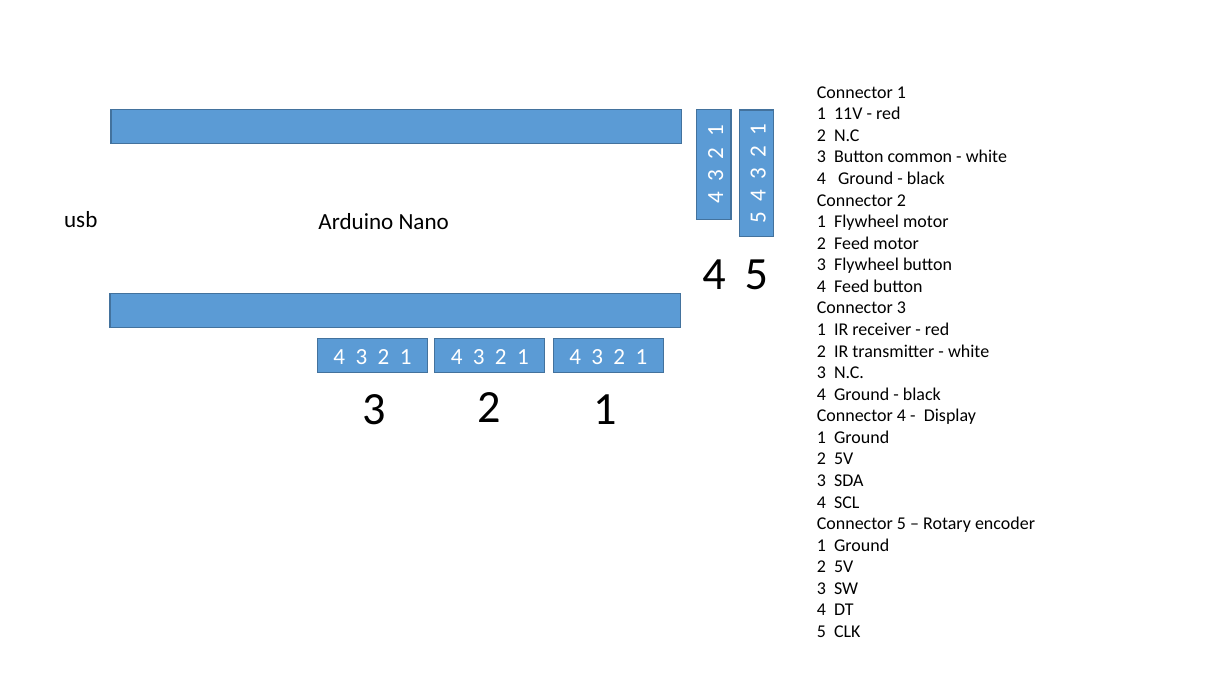
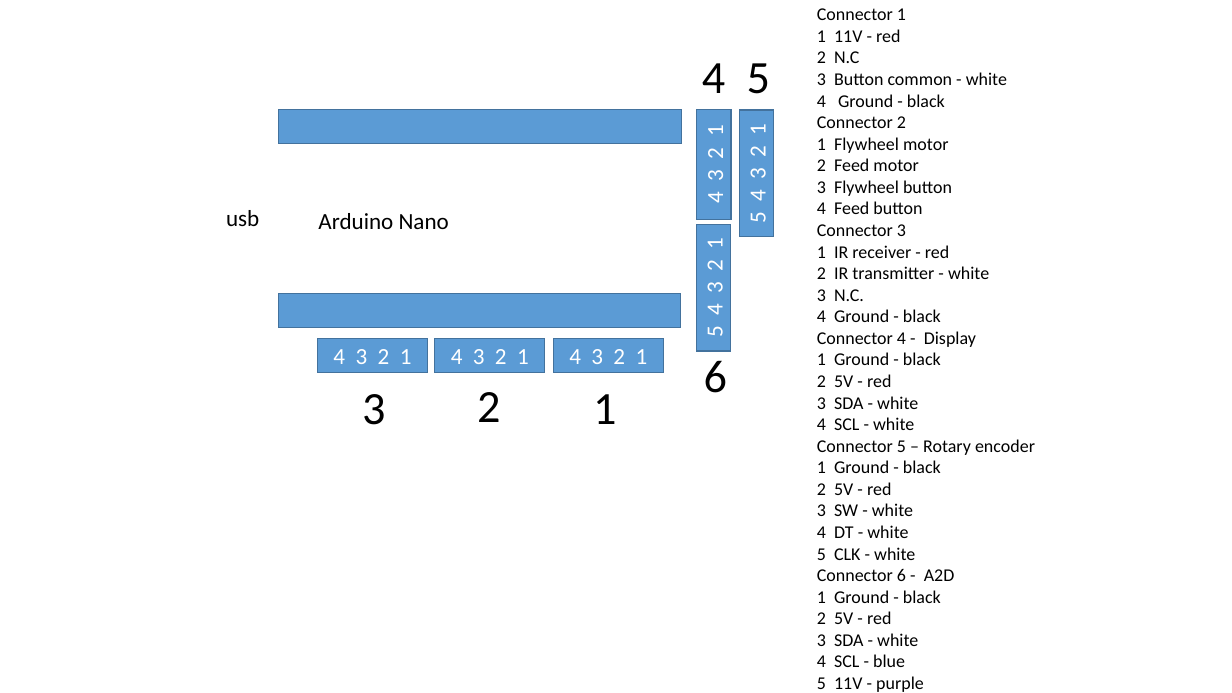
Before and after one commit to cdadgar/nerf_gun_oled, a slide deck: slide 1 of nerf_gun.pptx. Drawn at 1232x693 pixels with LibreOffice and Linux fonts; fonts in the diff are those of the drawing. Boxes give left, top, right and bottom in pixels: in the first picture for what was removed or moved away, otherwise in the second. Text is boxed around its words. In the diff, an @@ line names an element or a change of style, - is before the commit and + after.

```diff
--- a/nerf_gun.pptx
+++ b/nerf_gun.pptx
@@ text "Connector 1": place and size @@
-text "Connector 1" at [817,86,1035,637]
+text "Connector 1" at [817,8,1035,692]
@@ text "4": place and size @@
-text "4" at [702,259,725,289]
+text "4" at [702,63,725,93]
@@ text "5": place and size @@
-text "5" at [745,259,768,290]
+text "5" at [747,63,770,94]
@@ rectangle: place and size @@
-rectangle at [111,110,682,144]
+rectangle at [278,110,681,144]
@@ text "usb": place and size @@
-text "usb" at [64,211,97,227]
+text "usb" at [226,210,259,226]
@@ rectangle added at [696,225,730,351], fill #5B9BD5, outline #43739E 1 pt, 18 pt, text #FFFFFF @@
+5 4 3 2 1
@@ rectangle: place and size @@
-rectangle at [110,294,681,328]
+rectangle at [278,294,681,328]
@@ text at [817,352,941,430]: text changed @@
-1 Ground
-2 5V
-3 SDA
-4 SCL
+1 Ground - black
+2 5V - red
+3 SDA - white
+4 SCL - white
@@ text added at [704,360,727,393], 36 pt, text #000000 @@
+6
@@ text at [817,460,955,692]: text changed @@
-1 Ground
-2 5V
-3 SW
-4 DT
-5 CLK
+1 Ground - black
+2 5V - red
+3 SW - white
+4 DT - white
+5 CLK - white
+Connector 6 - A2D
+1 Ground - black
+2 5V - red
+3 SDA - white
+4 SCL - blue
+5 11V - purple
```
Also in this commit, not shown: 1 other file.
